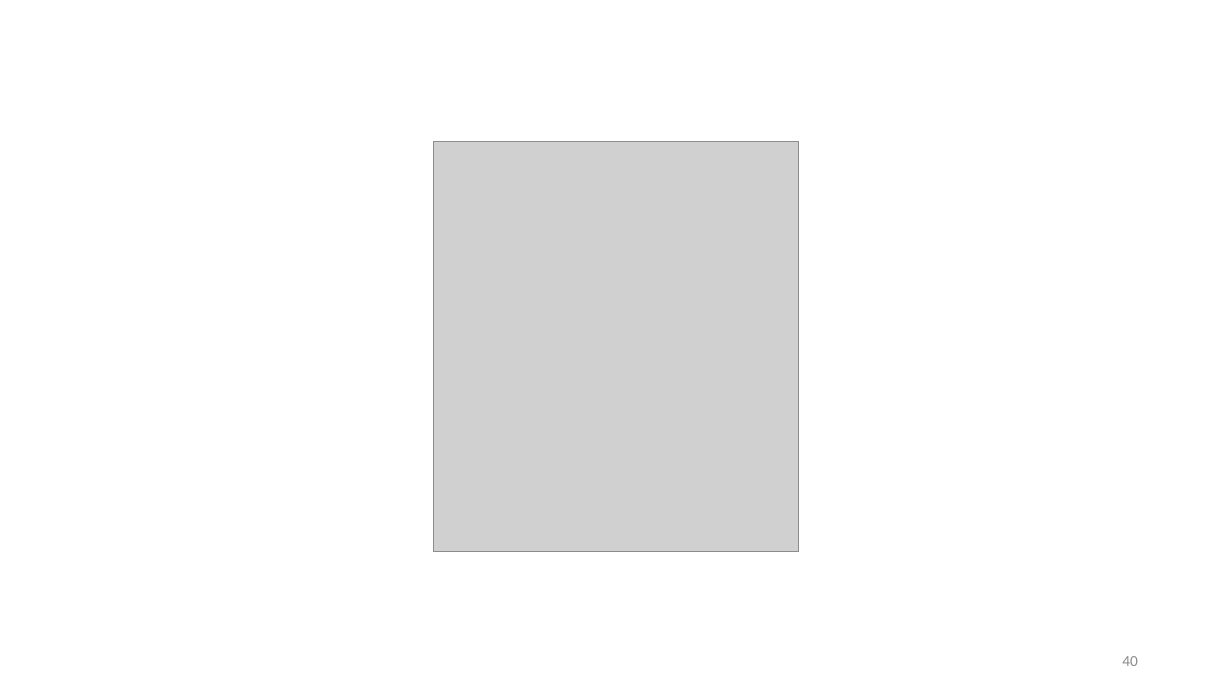
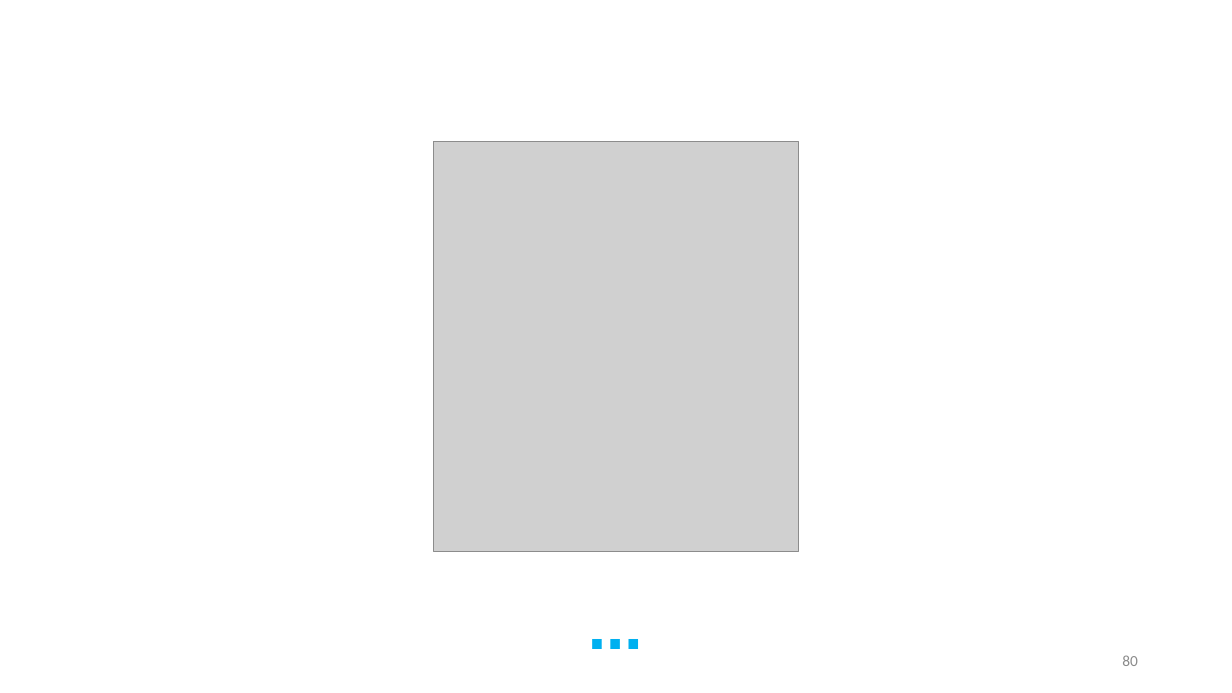
Before and after one commit to pfaco/ees_cpp, a slide deck: slide 80 of slides/C++.pptx (slide 40 before the commit). Drawn at 1232x693 pixels with LibreOffice and Linux fonts; fonts in the diff are those of the drawing; grey boxes stand for pictures. Boxes give left, top, right and bottom in pixels: in the first picture for what was removed or moved away, otherwise in the second. Text is boxed around its words. In the diff, an @@ line names an element or a change of style, - is before the commit and + after.

```diff
--- a/slides/C++.pptx
+++ b/slides/C++.pptx
@@ text added at (0, 37, 1232, 671), 60 pt, text #00B0F0, bold @@
+…
@@ page number at (1122, 655, 1138, 666): text changed @@
-40
+80
```
Also in this commit, not shown: 4 other slides changed, 14 slides added, 6 slides removed, 9 other files.
